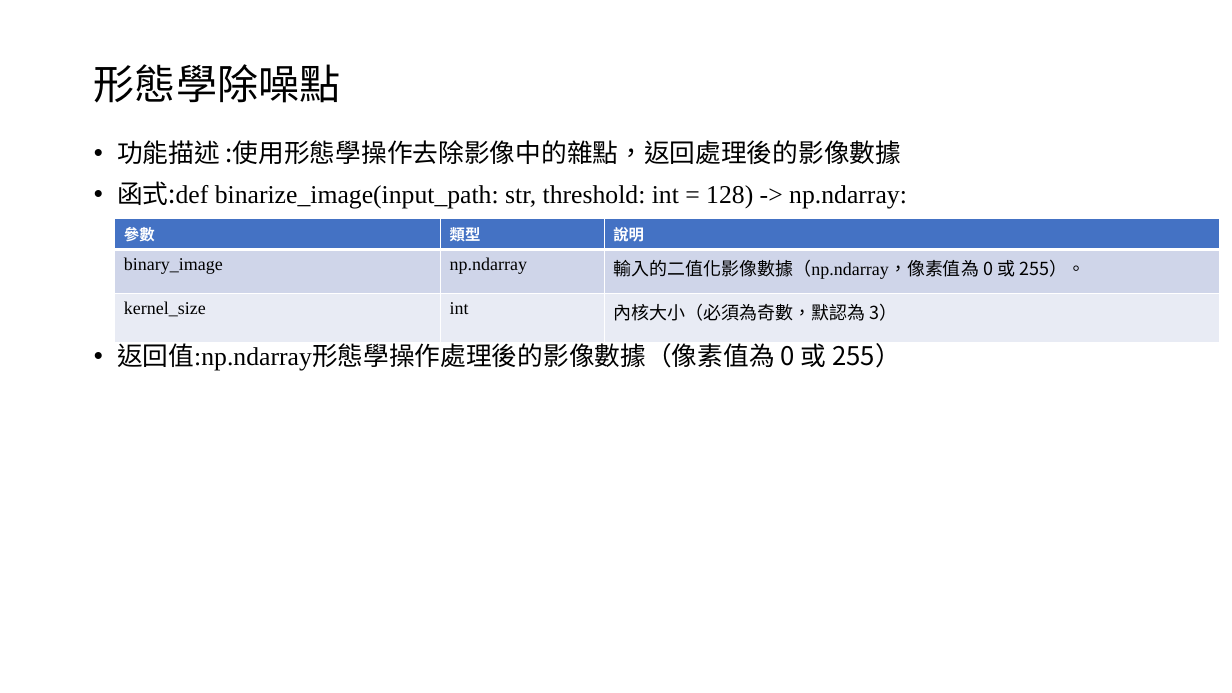
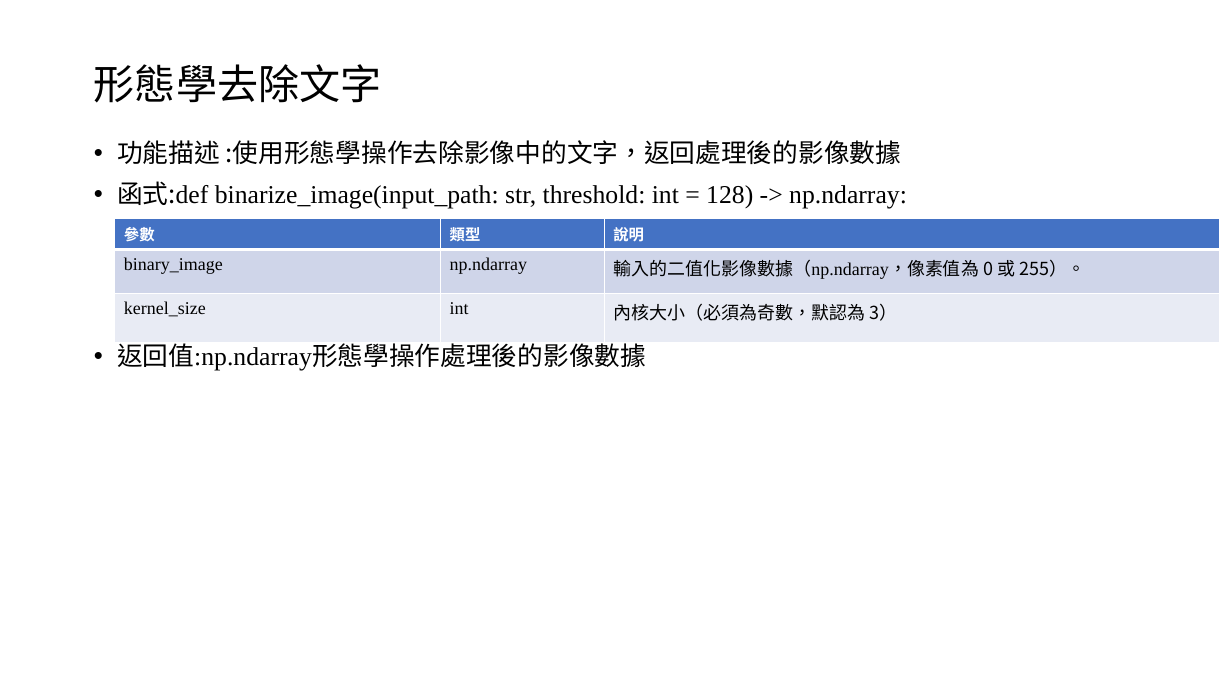
Before and after one commit to austin9328/Embedded_system, a slide deck: slide 7 of final_project/影像辨識 final_project.pptx (slide 6 before the commit). Drawn at 1232x693 pixels with LibreOffice and Linux fonts; fonts in the diff are those of the drawing. Boxes give left, top, right and bottom in pixels: in the first picture for what was removed or moved away, otherwise in the second. Text is boxed around its words. In the diff, an @@ line names an element or a change of style, - is before the commit and + after.

```diff
--- a/final_project/影像辨識 final_project.pptx
+++ b/final_project/影像辨識 final_project.pptx
@@ title at <box>94,64,382,103</box>: text changed @@
-形態學除噪點
+形態學去除文字
@@ text at <box>117,140,902,164</box>: text changed @@
-• 功能描述 :使用形態學操作去除影像中的雜點，返回處理後的影像數據
+• 功能描述 :使用形態學操作去除影像中的文字，返回處理後的影像數據
@@ text at <box>117,343,646,371</box>: text changed @@
-• 返回值:np.ndarray形態學操作處理後的影像數據（像素值為 0 或 255）
+• 返回值:np.ndarray形態學操作處理後的影像數據
```
Also in this commit, not shown: 3 other slides changed, 6 slides added, 3 slides removed, 29 other files.
